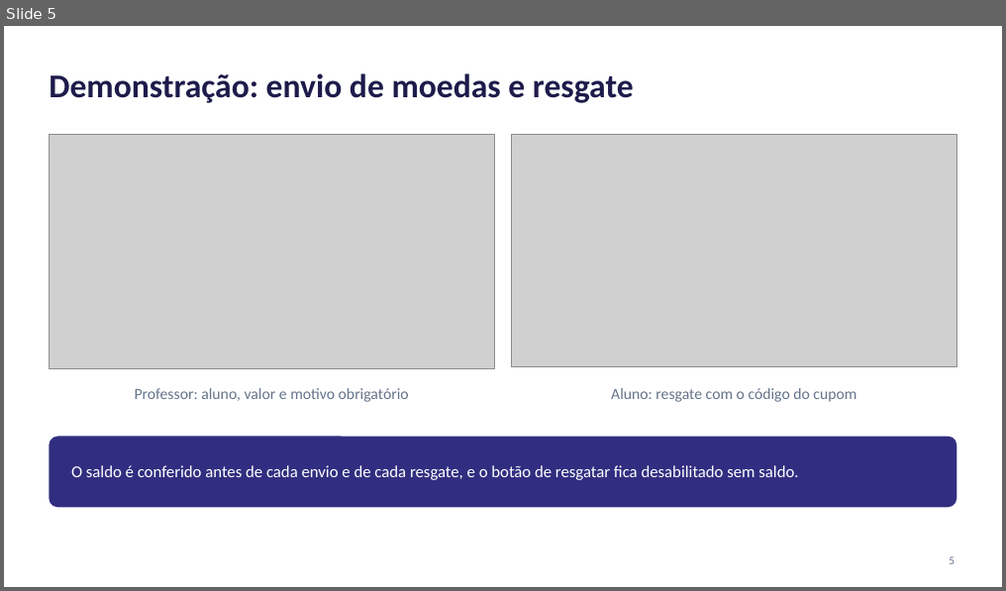
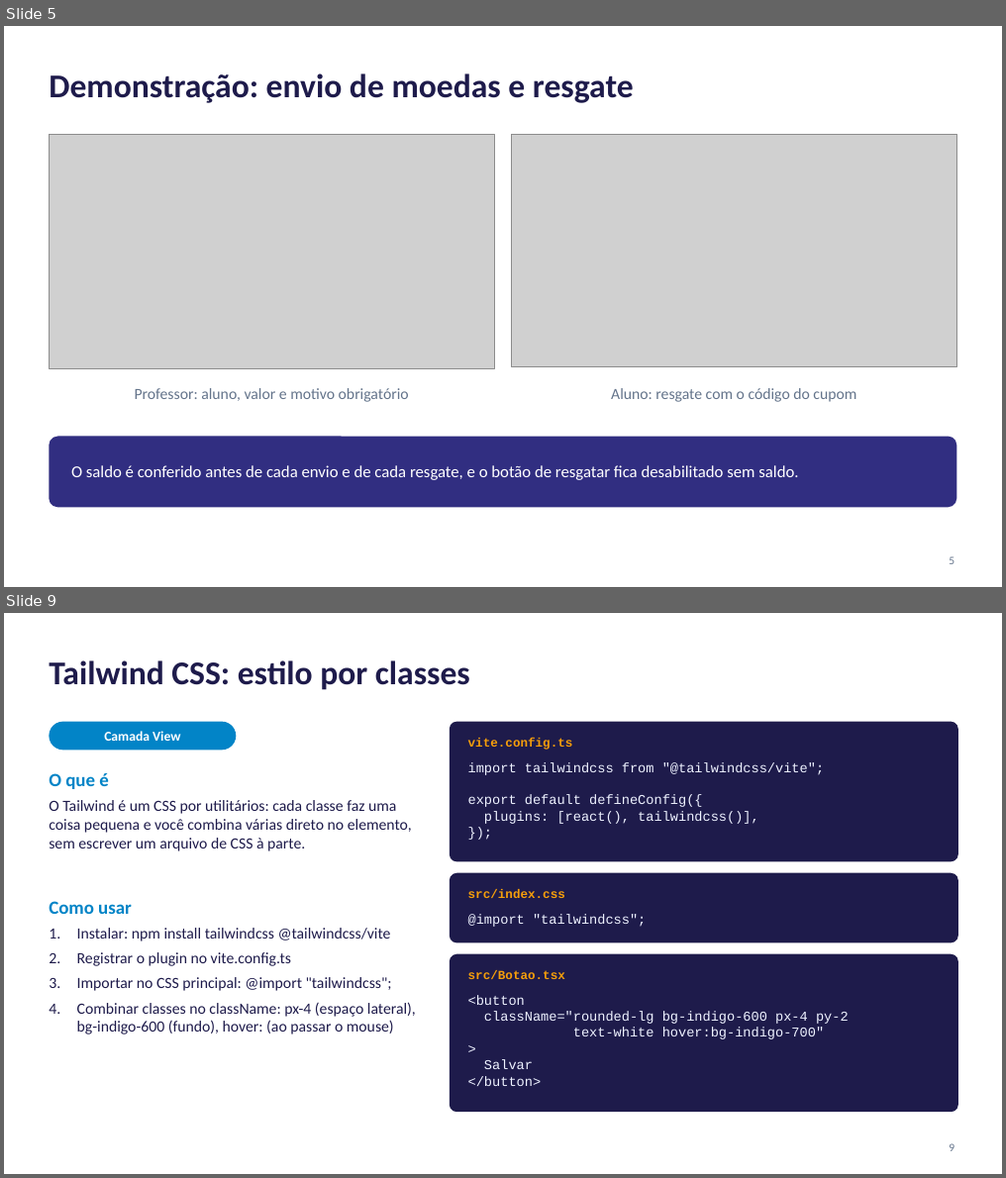
Before and after one commit to lucaslmchaves/sistema-moeda-estudantil, a slide deck: docs/apresentacao/Lab03S03-Apresentacao.pptx. Shown one above the other, each under a label of ours: slide 5 before the commit, slides 5 and 9 after it; the slides between them are not shown. The pictures are 1006x591 and 1006x1178 pixels, drawn with LibreOffice and Linux fonts; fonts in the diff are those of the drawing; grey boxes stand for pictures. Boxes give left, top, right and bottom in pixels: in the first picture for what was removed or moved away, otherwise in the second. Text is boxed around its words. In the diff, an @@ line names an element or a change of style, - is before the commit and + after.

Commit message:
docs: refaz os slides com a oficina das tecnologias por camada do MVC

```diff
--- a/docs/apresentacao/Lab03S03-Apresentacao.pptx
+++ b/docs/apresentacao/Lab03S03-Apresentacao.pptx
@@ slide 9 added at [4,613,1002,1174], background #FFFFFF @@
@@ title added at [49,661,470,690], 32 pt, text #1E1B4B, bold @@
+Tailwind CSS: estilo por classes
@@ rounded rectangle added at [49,722,236,750], fill #0284C7 @@
@@ text added at [104,731,180,741], 13 pt, text #FFFFFF, bold @@
+Camada View
@@ rounded rectangle added at [450,722,958,862], fill #1E1B4B @@
@@ text added at [468,738,573,750], 12 pt, text #F59E0B, bold @@
+vite.config.ts
@@ text added at [49,773,109,789], 18 pt, text #0284C7, bold @@
+O que é
@@ text added at [468,762,824,824], 13 pt, text #EEF2FF @@
+import tailwindcss from "@tailwindcss/vite";
+export default defineConfig({
+plugins: [react(), tailwindcss()],
+});
@@ text added at [49,800,412,852], 15 pt, text #1E1B4B @@
+O Tailwind é um CSS por utilitários: cada classe faz uma coisa pequena e você combina várias direto no elemento, sem escrever um arquivo de CSS à parte.
@@ rounded rectangle added at [450,873,958,944], fill #1E1B4B @@
@@ text added at [49,901,132,914], 18 pt, text #0284C7, bold @@
+Como usar
@@ text added at [468,889,565,898], 12 pt, text #F59E0B, bold @@
+src/index.css
@@ text added at [77,928,416,1035], 15 pt, text #1E1B4B @@
+1. Instalar: npm install tailwindcss @tailwindcss/vite
+2. Registrar o plugin no vite.config.ts
+3. Importar no CSS principal: @import "tailwindcss";
+4. Combinar classes no className: px-4 (espaço lateral), bg-indigo-600 (fundo), hover: (ao passar o mouse)
@@ text added at [468,914,646,927], 13 pt, text #EEF2FF @@
+@import "tailwindcss";
@@ rounded rectangle added at [450,955,958,1112], fill #1E1B4B @@
@@ text added at [468,970,565,979], 12 pt, text #F59E0B, bold @@
+src/Botao.tsx
@@ text added at [468,995,848,1086], 13 pt, text #EEF2FF @@
+<button
+className="rounded-lg bg-indigo-600 px-4 py-2
+text-white hover:bg-indigo-700"
+>
+Salvar
+</button>
@@ page number added at [948,1144,954,1152], 11 pt, text #64748B @@
+9
```
Also in this commit, not shown: 3 slides changed, 8 other slides added, 6 slides removed, 1 other file.
